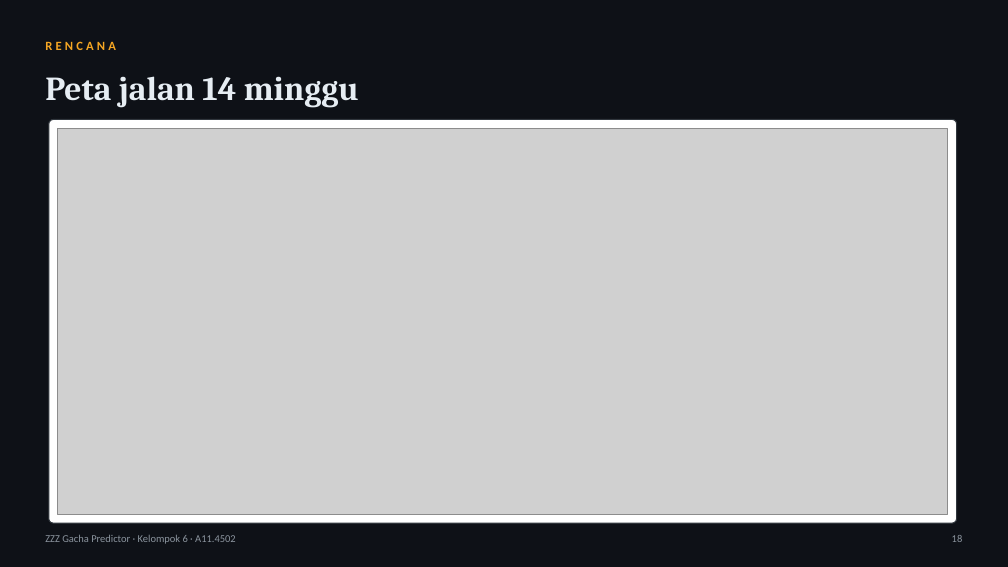
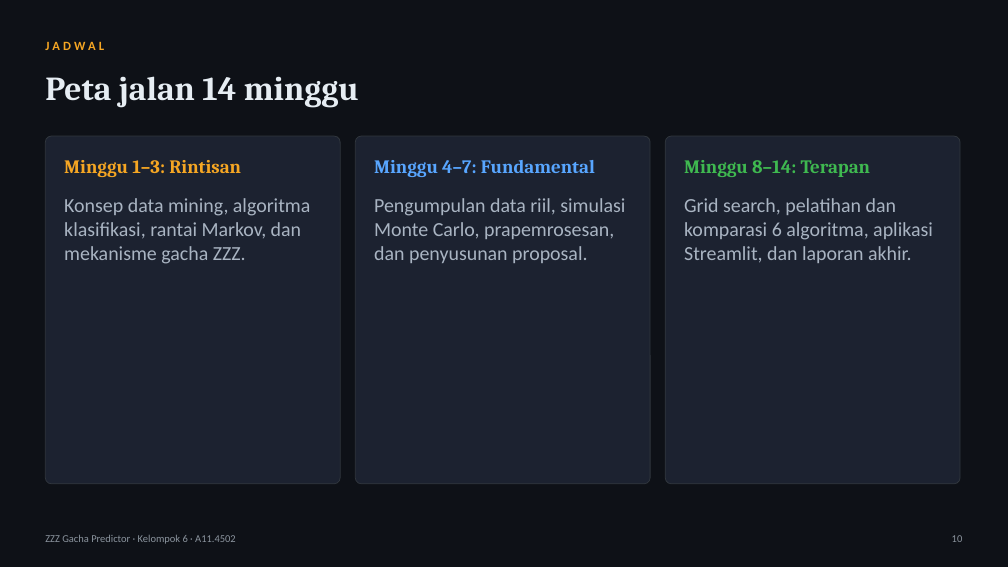
Before and after one commit to tehgeii/project-data-mining, a slide deck: slide 10 of docs/tugas/UTS_Slide_Kelompok6_A11.4502.pptx (slide 18 before the commit). Drawn at 1008x567 pixels with LibreOffice and Linux fonts; fonts in the diff are those of the drawing; grey boxes stand for pictures. Boxes give left, top, right and bottom in pixels: in the first picture for what was removed or moved away, otherwise in the second. Text is boxed around its words. In the diff, an @@ line names an element or a change of style, - is before the commit and + after.

Commit message:
Ringkas slide UTS jadi 11 slide sesuai proposal kelompok dan batas video 5-10 menit
Judul, rumusan masalah, penelitian terdahulu, kebaruan, data, metode, dan hasil
yang diharapkan di slide UTS kini mengikuti proposal UTS yang dikumpulkan
kelompok. Naskah pembicara sekitar 9,5 menit sesuai panduan UTS dari dosen.
Panduan pengumpulan ikut diperbarui: ketentuan proposal .docx, slide .pptx,
video 5-10 menit, dan PDF proposal maksimal 5 MB untuk Kulino.

```diff
--- a/docs/tugas/UTS_Slide_Kelompok6_A11.4502.pptx
+++ b/docs/tugas/UTS_Slide_Kelompok6_A11.4502.pptx
@@ text at <box>45,42,104,50</box>: text changed @@
-RENCANA
+JADWAL
@@ rounded rectangle: place and size @@
-rounded rectangle at <box>49,119,957,523</box>
+rounded rectangle at <box>45,136,340,484</box>
@@ rounded rectangle at <box>45,136,340,484</box>: fill #FFFFFF to #1C2230; outline #30363D 1 pt to #30363D 0.75 pt; proportions changed @@
@@ picture removed at <box>58,129,948,514</box> @@
@@ rounded rectangle added at <box>355,136,650,484</box>, fill #1C2230, outline #30363D 0.75 pt @@
@@ rounded rectangle added at <box>665,136,960,484</box>, fill #1C2230, outline #30363D 0.75 pt @@
@@ text added at <box>64,160,241,177</box>, 18 pt, text #F5A623, bold @@
+Minggu 1–3: Rintisan
@@ text added at <box>374,160,595,177</box>, 18 pt, text #58A6FF, bold @@
+Minggu 4–7: Fundamental
@@ text added at <box>684,160,870,177</box>, 18 pt, text #3FB950, bold @@
+Minggu 8–14: Terapan
@@ text added at <box>64,198,310,264</box>, 19 pt, text #A9B4C2 @@
+Konsep data mining, algoritma klasifikasi, rantai Markov, dan mekanisme gacha ZZZ.
@@ text added at <box>374,198,625,263</box>, 19 pt, text #A9B4C2 @@
+Pengumpulan data riil, simulasi Monte Carlo, prapemrosesan, dan penyusunan proposal.
@@ text added at <box>684,198,933,263</box>, 19 pt, text #A9B4C2 @@
+Grid search, pelatihan dan komparasi 6 algoritma, aplikasi Streamlit, dan laporan akhir.
```
Also in this commit, not shown: 2 other slides changed, 6 slides added, 14 slides removed, 2 other files.
